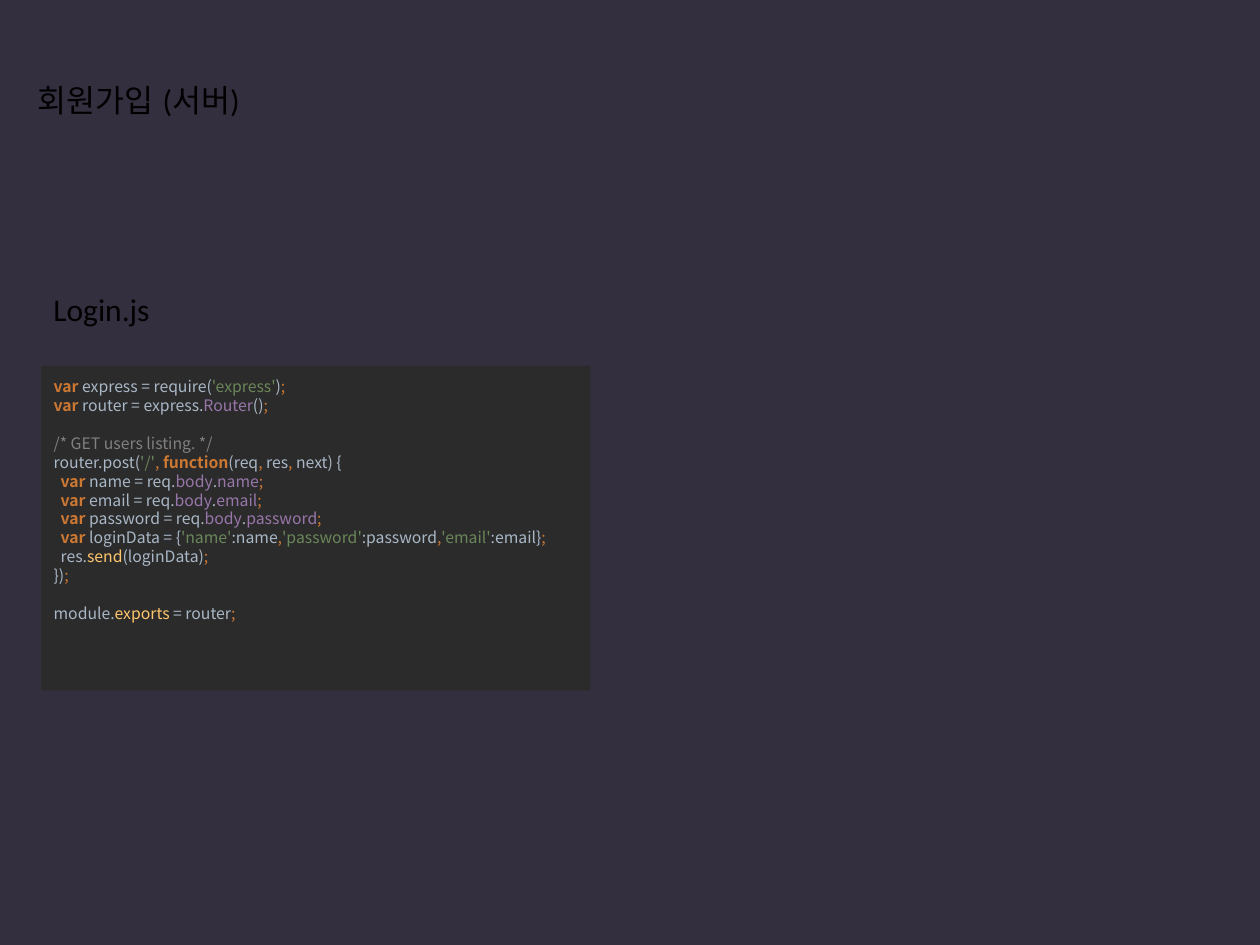
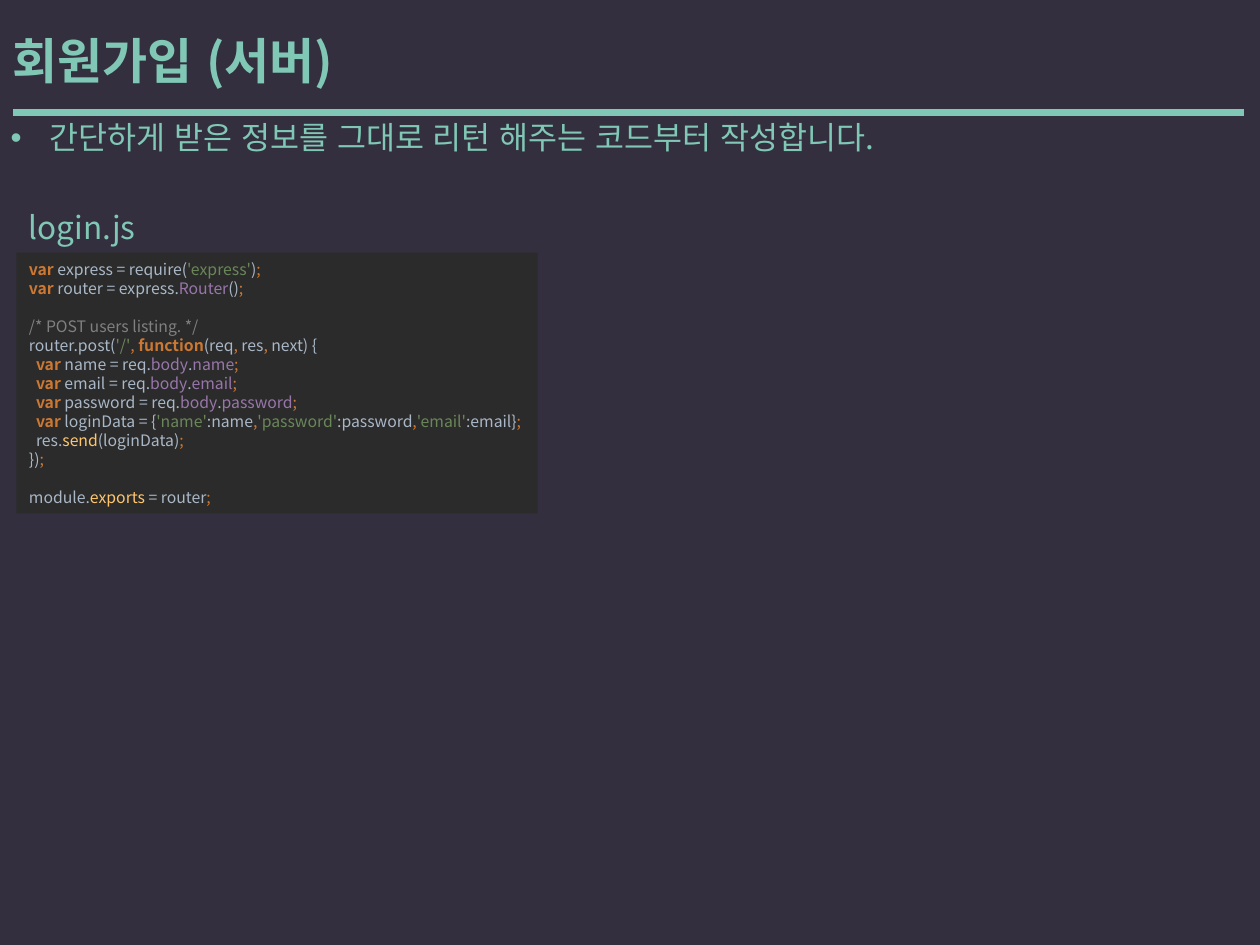
Before and after one commit to yysstory/mozzi, a slide deck: slide 53 of DOCS/1.pptx. Drawn at 1260x945 pixels with LibreOffice and Linux fonts; fonts in the diff are those of the drawing. Boxes give left, top, right and bottom in pixels: in the first picture for what was removed or moved away, otherwise in the second. Text is boxed around its words. In the diff, an @@ line names an element or a change of style, - is before the commit and + after.

```diff
--- a/DOCS/1.pptx
+++ b/DOCS/1.pptx
@@ text "회원가입 (서버)" moved from (x1=38, y1=86, x2=240, y2=116) to (x1=12, y1=38, x2=333, y2=89) @@
@@ text "회원가입 (서버)" at (x1=12, y1=38, x2=333, y2=89): size 18 to 28 pt, font Calibri to Noto Sans CJK KR, text colour #000000 to #80C8B5, bold on @@
@@ line added from (16, 112) to (1240, 112), #80C8B5 4 pt @@
@@ text added at (x1=50, y1=122, x2=874, y2=152), 18 pt, text #80C8B5 @@
+• 간단하게 받은 정보를 그대로 리턴 해주는 코드부터 작성합니다.
@@ text at (x1=29, y1=214, x2=136, y2=247): text changed; font Calibri to Noto Sans CJK KR; text colour #000000 to #80C8B5 @@
-Login.js
+login.js
@@ rectangle "var express = require('express'); var ..." resized from (x1=42, y1=365, x2=591, y2=689) to (x1=16, y1=253, x2=538, y2=514) @@
@@ text in rectangle at (x1=29, y1=262, x2=521, y2=507): text changed @@
-var express = require('express');
-var router = express.Router();
-/* GET users listing. */
-router.post('/', function(req, res, next) {
-var name = req.body.name;
-var email = req.body.email;
-var password = req.body.password;
-var loginData = {'name':name,'password':password,'email':email};
-res.send(loginData);
-});
-module.exports = router;
+var express = require('express');
+var router = express.Router();
+/* POST users listing. */
+router.post('/', function(req, res, next) {
+var name = req.body.name;
+var email = req.body.email;
+var password = req.body.password;
+var loginData = {'name':name,'password':password,'email':email};
+res.send(loginData);
+});
+module.exports = router;
```
Also in this commit, not shown: 43 other slides changed, 7 slides added, 8 slides removed.
